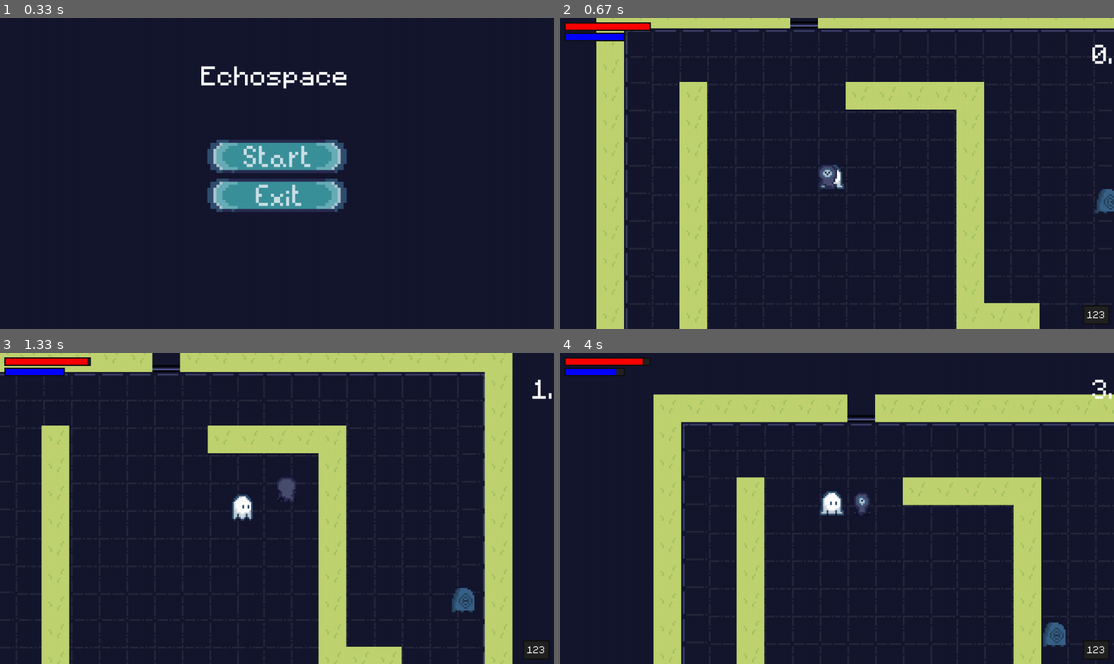
Above: before the commit, frames 1-4 (two rows, left to right).
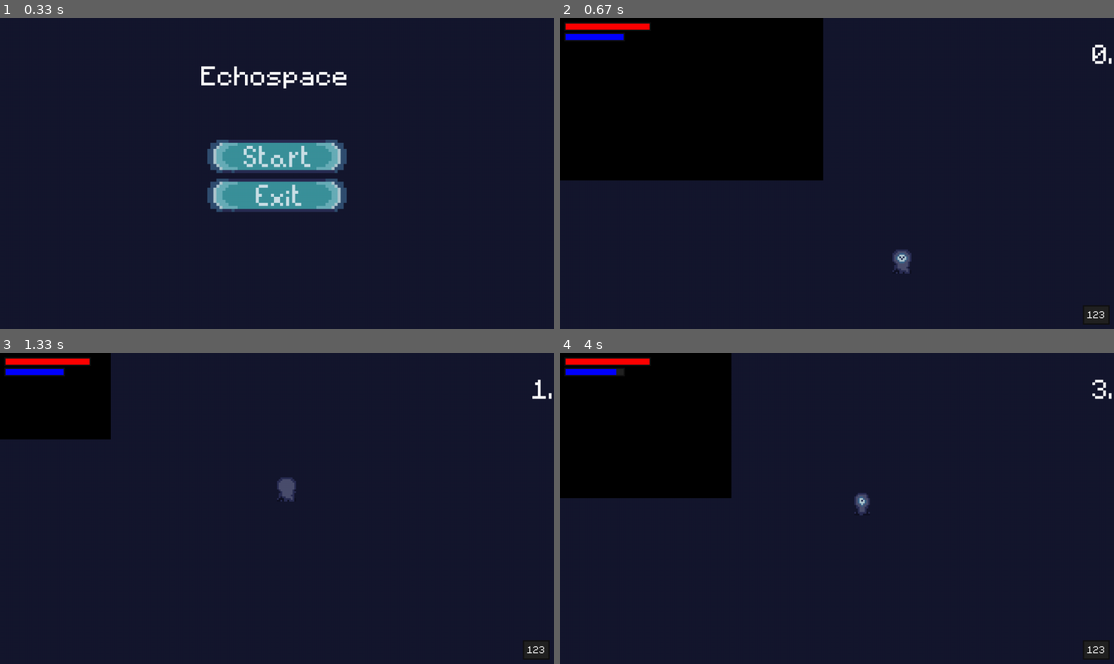
Above: after the commit, the same moments.

Repository: SushiOnToast/pygame-community-spring-jam-2025
Game: pygame game, started from code/main.py
Two runs of this game, one before a commit and one after it. Both use one fixed random seed, a clock stepped at 60 frames per second and the inputs below.
Inputs (mouse positions are in pixels of both pictures, inside the frame that each line leads up to):
- Up to frame 1 (0.33 s): no input
- Up to frame 2 (0.67 s): click (837, 154) at 0.38 s
- Up to frame 3 (1.33 s): hold D 0.67-1.13 s; move the mouse to (254, 520) at 0.7 s; hold W from 1.17 s (still down); tap Space at 1.23 s
- Up to frame 4 (4 s): release W at 1.47 s; hold D 1.5-1.97 s; tap Space at 1.57, 1.87, 2.07, 2.37, 2.63, 2.97, 3.27, 3.4, 3.8 s; hold A 2-2.53 s; hold S 2.57-2.87 s; hold A 2.9-3.3 s; hold W 3.33-3.7 s; hold D from 3.73 s (still down)

Frame 1 is identical in both runs. In frame 2, 38% of the frame differs, in the area x 0-100%, y 0-100%; in frame 3, 25%; in frame 4, 31%.

Commit message:
update tile logic

Diff:
--- a/code/level.py
+++ b/code/level.py
@@ -5,6 +5,7 @@
 from ui import UI
 from enemy import *
 from raycasting import *
+from support import *
 
 
 class Level:
@@ -31,23 +32,24 @@
 
   def create_map(self):
     layouts = {
-
+       "boundary": import_csv_layout("../map/obstacles_obstavles.csv"),
     }
 
-    for row_index, row in enumerate(WORLD_MAP):
-      for col_index, col in enumerate(row):
-        x = col_index * TILESIZE
-        y = row_index * TILESIZE
-        if col == 'x':
-          Tile((x, y), [self.visible_sprites, self.obstacle_sprites], "test")
-        if col == 'p':
-          self.player = Player(
-              (x, y), [self.visible_sprites], self.obstacle_sprites, self.cover_surf)
-        elif col == 's':
-          Enemy('stalker', (x, y), [
-                self.visible_sprites], self.obstacle_sprites)
-        elif col == 'b':
-          BlindEnemy((x, y), [self.visible_sprites], self.obstacle_sprites)
+    for style, layout in layouts.items():
+      for row_index, row in enumerate(layout):
+        for col_index, col in enumerate(row):
+          if col != -1:
+            x = col_index * TILESIZE
+            y = row_index * TILESIZE
+            Tile((x, y), [self.visible_sprites, self.obstacle_sprites], "invisible")
+          # elif col == 's':
+          #   Enemy('stalker', (x, y), [
+          #         self.visible_sprites], self.obstacle_sprites)
+          # elif col == 'b':
+          #   BlindEnemy((x, y), [self.visible_sprites], self.obstacle_sprites)
+
+    self.player = Player(
+          (360, 360), [self.visible_sprites], self.obstacle_sprites, self.cover_surf)
 
   def get_raycasting_points(self, obstacles):
     obstacle_rects = [obstacle.rect for obstacle in obstacles]
--- a/code/settings.py
+++ b/code/settings.py
@@ -43,86 +43,3 @@
     'stalker':{'health':100,'exp': 100,'damage':2,'attack_type':'poop','attack_sound':'../graphics/audio/fart-with-reverb-39675.mp3','sprite_path': '../graphics/player/Untitled_Artwork 12.png','speed':1,'resistance':3,'attack_radius':80,'notice_radius':360},
     'blind': {'health':100,'exp': 100,'damage':2,'attack_type':'poop','attack_sound':'../graphics/audio/fart-with-reverb-39675.mp3','sprite_path': '../graphics/player/Untitled_Artwork 11.png','speed':1,'resistance':3,'attack_radius':360,'notice_radius':360}
 }
-
-WORLD_MAP = [
-    [
-        'x', 'x', 'x', 'x', 'x', 'x', 'x', ' ', 'x', 'x', 'x', 'x', 'x', 'x',
-        'x', 'x', 'x', 'x', 'x', 'x'
-    ],
-    [
-        'x', ' ', ' ', ' ', ' ', ' ', ' ', ' ', ' ', ' ', ' ', ' ', ' ', ' ',
-        ' ', ' ', ' ', ' ', ' ', 'x'
-    ],
-    [
-        'x', ' ', ' ', ' ', ' ', ' ', ' ', ' ', ' ', ' ', ' ', ' ', ' ', ' ',
-        ' ', ' ', ' ', ' ', ' ', 'x'
-    ],
-    [
-        'x', ' ', ' ', 'x', ' ', ' ', ' ', ' ', ' ', 'x', 'x', 'x', 'x', 'x',
-        ' ', ' ', ' ', ' ', ' ', 'x'
-    ],
-    [
-        'x', ' ', ' ', 'x', ' ', ' ', ' ', ' ', ' ', ' ', ' ', ' ', ' ', 'x',
-        ' ', ' ', ' ', ' ', ' ', 'x'
-    ],
-    [
-        'x', ' ', ' ', 'x', ' ', ' ', ' ', ' ', ' ', ' ', ' ', ' ', ' ', 'x',
-        ' ', ' ', ' ', ' ', ' ', 'x'
-    ],
-    [
-        'x', ' ', ' ', 'x', ' ', ' ', ' ', ' ', 'p', 's', ' ', ' ', ' ', 'x',
-        ' ', ' ', ' ', ' ', 'b', 'x'
-    ],
-    [
-        'x', ' ', ' ', 'x', ' ', ' ', ' ', ' ', ' ', ' ', ' ', ' ', ' ', 'x',
-        ' ', ' ', ' ', ' ', ' ', 'x'
-    ],
-    [
-        'x', ' ', ' ', 'x', ' ', ' ', ' ', ' ', ' ', ' ', ' ', ' ', ' ', 'x',
-        ' ', ' ', ' ', ' ', ' ', 'x'
-    ],
-    [
-        'x', ' ', ' ', 'x', ' ', ' ', ' ', ' ', ' ', ' ', ' ', ' ', ' ', 'x',
-        ' ', ' ', ' ', ' ', ' ', 'x'
-    ],
-    [
-        'x', ' ', ' ', 'x', ' ', ' ', ' ', ' ', ' ', ' ', ' ', ' ', ' ', 'x',
-        ' ', ' ', ' ', ' ', ' ', 'x'
-    ],
-    [
-        'x', ' ', ' ', 'x', ' ', ' ', ' ', ' ', ' ', ' ', ' ', ' ', ' ', 'x',
-        'x', 'x', ' ', ' ', ' ', 'x'
-    ],
-    [
-        'x', ' ', ' ', ' ', ' ', ' ', ' ', 'x', ' ', 'x', ' ', ' ', ' ', ' ',
-        ' ', ' ', ' ', ' ', ' ', 'x'
-    ],
-    [
-        'x', ' ', ' ', ' ', ' ', ' ', 'x', 'x', 'x', 'x', 'x', ' ', ' ', ' ',
-        ' ', ' ', ' ', ' ', ' ', 'x'
-    ],
-    [
-        'x', ' ', ' ', ' ', ' ', ' ', ' ', 'x', 'x', 'x', ' ', ' ', ' ', ' ',
-        ' ', ' ', ' ', ' ', ' ', 'x'
-    ],
-    [
-        'x', ' ', ' ', ' ', ' ', ' ', ' ', ' ', 'x', ' ', ' ', ' ', ' ', ' ',
-        ' ', ' ', ' ', ' ', ' ', 'x'
-    ],
-    [
-        'x', ' ', ' ', ' ', ' ', ' ', ' ', ' ', ' ', ' ', ' ', ' ', ' ', ' ',
-        ' ', ' ', ' ', ' ', ' ', 'x'
-    ],
-    [
-        'x', ' ', ' ', ' ', ' ', ' ', ' ', ' ', ' ', ' ', ' ', ' ', ' ', ' ',
-        ' ', ' ', ' ', ' ', ' ', 'x'
-    ],
-    [
-        'x', ' ', ' ', ' ', ' ', ' ', ' ', ' ', ' ', ' ', ' ', ' ', ' ', ' ',
-        ' ', ' ', ' ', ' ', ' ', 'x'
-    ],
-    [
-        'x', 'x', 'x', 'x', 'x', 'x', 'x', 'x', 'x', 'x', 'x', 'x', 'x', 'x',
-        'x', 'x', 'x', 'x', 'x', 'x'
-    ],
-]
--- a/code/tile.py
+++ b/code/tile.py
@@ -13,5 +13,5 @@
 
     self.sprite_type = sprite_type
 
-    self.image =  pygame.image.load("../graphics/test/grass.png").convert_alpha()
+    self.image =  surface
     self.rect = self.image.get_rect(topleft=pos)
